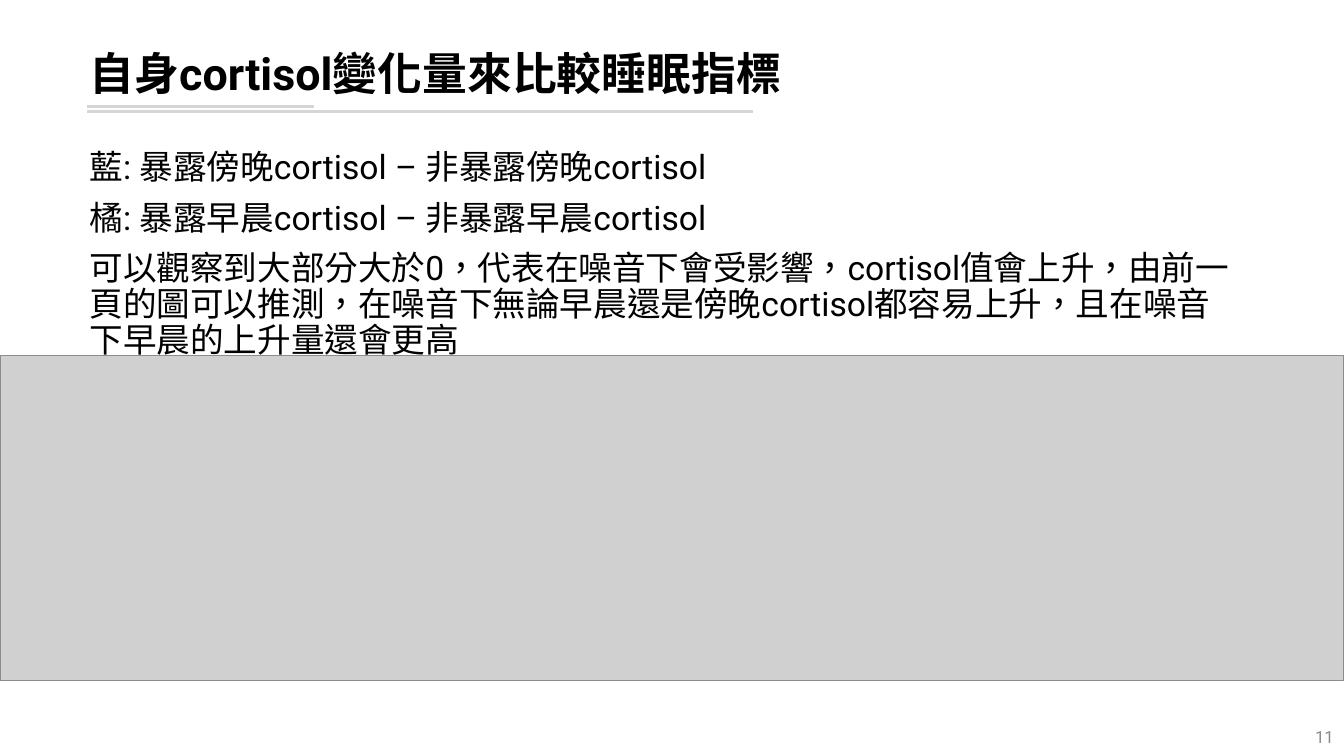
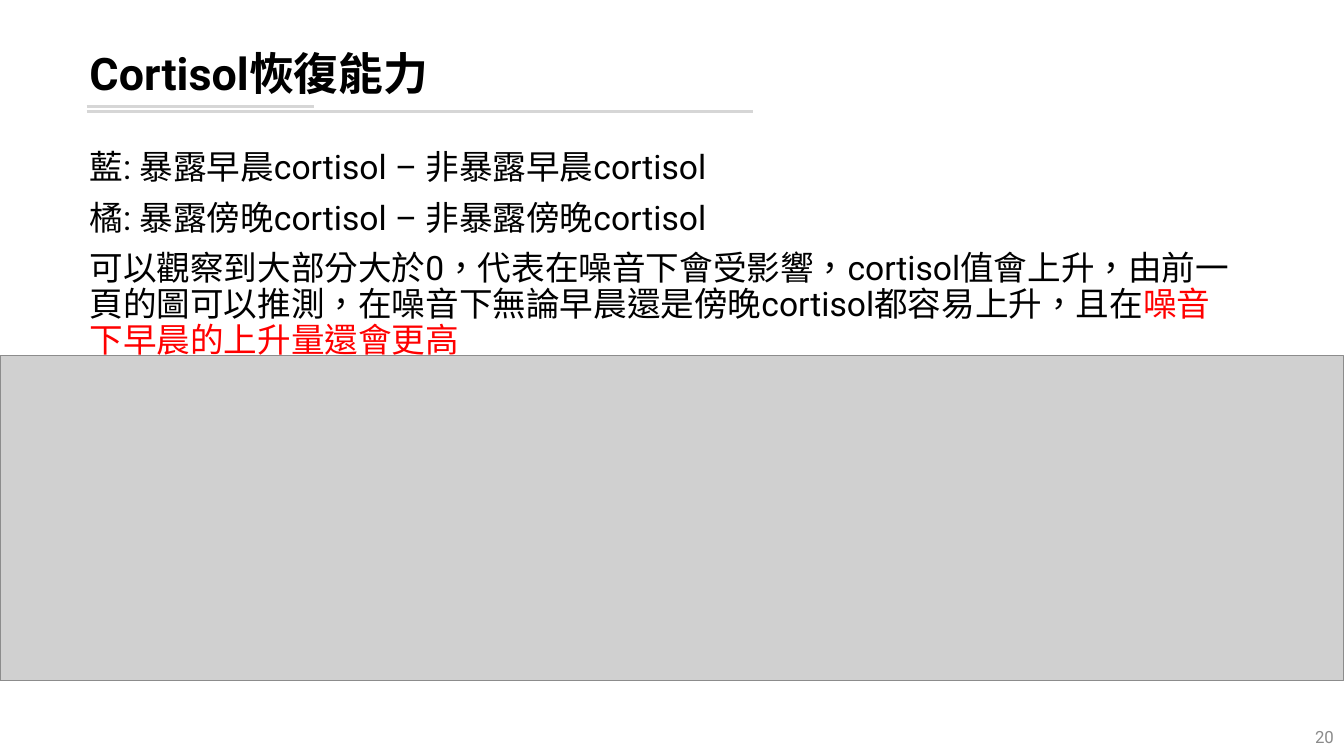
Before and after one commit to leooel97895750/REM_DataMining, a slide deck: slide 20 of 20210804_REM分析.pptx (slide 11 before the commit). Drawn at 1344x756 pixels with LibreOffice and Linux fonts; fonts in the diff are those of the drawing; grey boxes stand for pictures. Boxes give left, top, right and bottom in pixels: in the first picture for what was removed or moved away, otherwise in the second. Text is boxed around its words. In the diff, an @@ line names an element or a change of style, - is before the commit and + after.

```diff
--- a/20210804_REM分析.pptx
+++ b/20210804_REM分析.pptx
@@ title at box(89, 52, 428, 94): text changed @@
-自身cortisol變化量來比較睡眠指標
+Cortisol恢復能力
@@ text at box(89, 150, 706, 233): text changed @@
-藍: 暴露傍晚cortisol – 非暴露傍晚cortisol
-橘: 暴露早晨cortisol – 非暴露早晨cortisol
+藍: 暴露早晨cortisol – 非暴露早晨cortisol
+橘: 暴露傍晚cortisol – 非暴露傍晚cortisol
@@ text at box(89, 251, 1229, 362): text colour #000000 to #FF0000 in "可以觀察到大部分大於0，代表在噪音下會受影響，cortisol值會上升，由前一頁的圖可以推測，在噪音下無論早晨還是傍晚c ..." @@
@@ page number at box(1315, 731, 1334, 743): text changed @@
-11
+20
```
Also in this commit, not shown: 13 other slides changed, 9 slides added, 6 slides removed, 3 other files.
